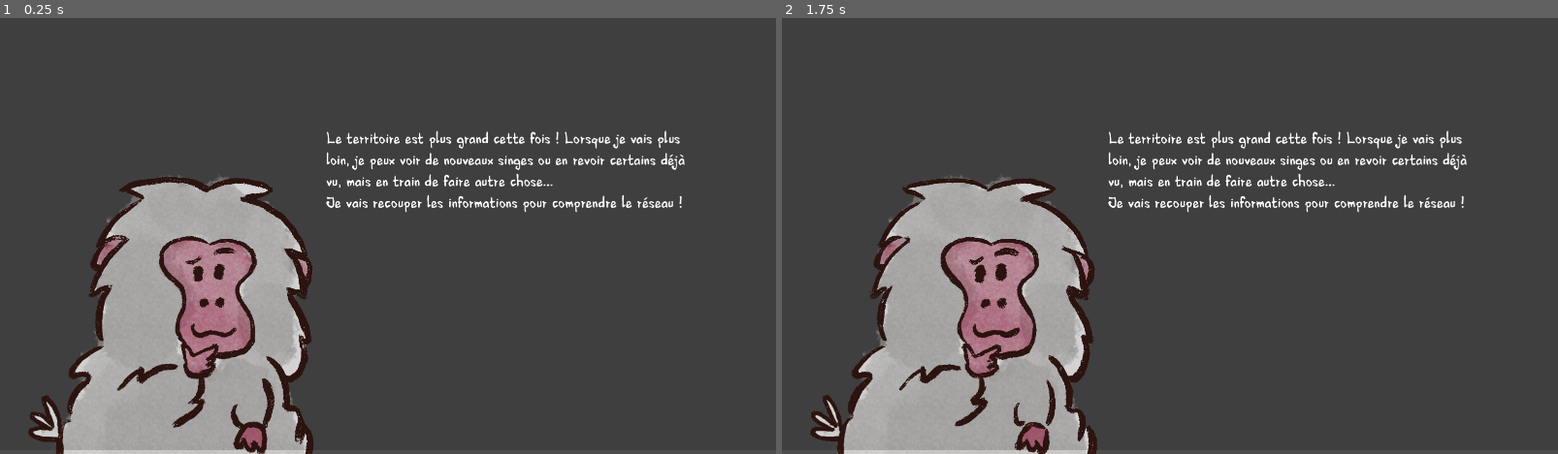
Above: before the commit, frames 1-2 (left to right).
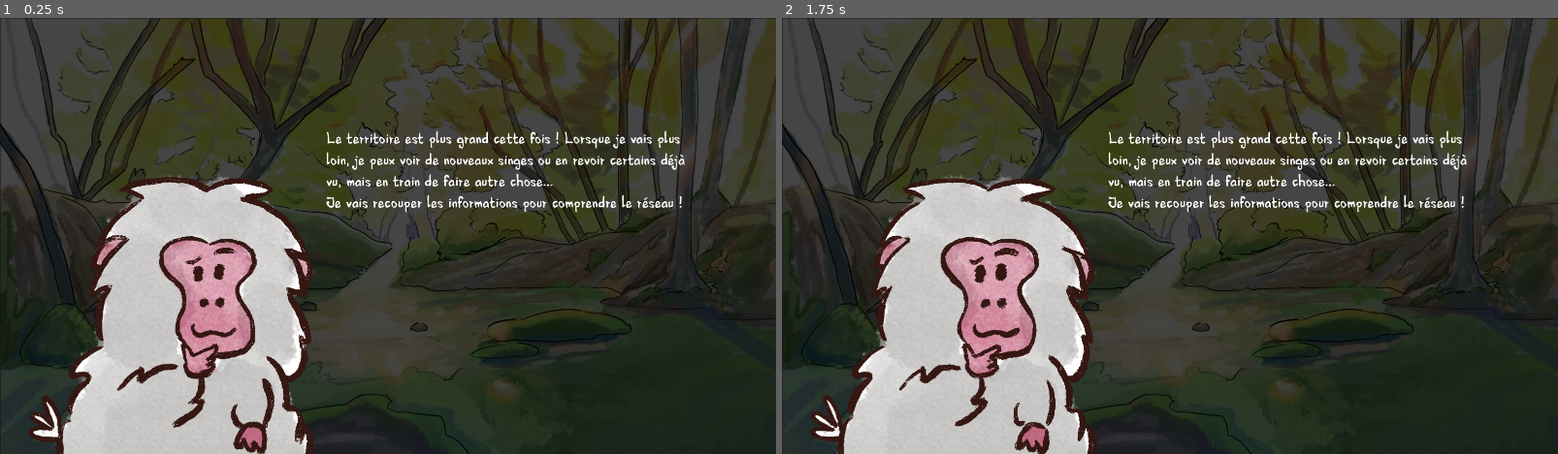
Above: after the commit, the same moments.

Repository: ManonMarchand/scientific-game-jam-25
Game: Godot game, scene res://game/transitions/transition2.tscn
Same seed, same stepped clock (60 frames per second), same inputs: the game is played once before the commit and once after it. This scene is started directly instead of the project's main scene.
Inputs (mouse positions are in pixels of both pictures, inside the frame that each line leads up to):
- Up to frame 1 (0.25 s): no input
- Up to frame 2 (1.75 s): tap Enter at 0.5 s; move the mouse to (1340, 214) at 0.52 s; hold D (move_right) 0.53-1.25 s; tap Space (toggle_panel) at 0.6, 1.25 s; click (1340, 214) at 0.67 s; drag from (1014, 257) to (1131, 323) at 1.27 s

The runs differ from the first frame. In frame 1, 68% of the frame differs, in the area x 0-100%, y 0-100%; in frame 2, 68%.

Commit message:
feat: transitions are prettier

Diff:
--- a/monkey/game/transitions/transition1.tscn
+++ b/monkey/game/transitions/transition1.tscn
@@ -1,6 +1,7 @@
-[gd_scene load_steps=7 format=3 uid="uid://c33bqfwf2u4h0"]
+[gd_scene load_steps=8 format=3 uid="uid://c33bqfwf2u4h0"]
 
 [ext_resource type="Script" path="res://game/transitions/transition_1.gd" id="1_lnev8"]
+[ext_resource type="Texture2D" uid="uid://4fbuuxk75onq" path="res://assets/backgrounds/lvl1_jungle_arriere_plan.png" id="2_0fh2a"]
 [ext_resource type="FontFile" uid="uid://dv2a4yk6s3fmj" path="res://assets/game_ui/hvd_edding.otf" id="2_oh6qd"]
 [ext_resource type="Texture2D" uid="uid://dq0nm8qnasqy3" path="res://assets/game_ui/ecran_inter_niveau/SINGE_PENSIF_FRAME 1.png" id="3_m6301"]
 [ext_resource type="Texture2D" uid="uid://kpo3j3ck8bco" path="res://assets/game_ui/ecran_inter_niveau/SINGE_PENSIF_FRAME 2.png" id="4_8fwfj"]
@@ -26,14 +27,18 @@
 [node name="Transition" type="Node2D"]
 script = ExtResource("1_lnev8")
 
+[node name="Lvl1JungleArrierePlan" type="Sprite2D" parent="."]
+position = Vector2(962, 541)
+texture = ExtResource("2_0fh2a")
+
+[node name="Control" type="ColorRect" parent="."]
+offset_right = 1921.0
+offset_bottom = 1080.0
+color = Color(0, 0, 0, 0.729412)
+
 [node name="AnimatedSprite2D" type="AnimatedSprite2D" parent="."]
 position = Vector2(965, 542)
 sprite_frames = SubResource("SpriteFrames_1ipj1")
-
-[node name="Control" type="ColorRect" parent="."]
-offset_right = 1921.0
-offset_bottom = 1070.0
-color = Color(0, 0, 0, 0.176471)
 
 [node name="Label" type="Label" parent="."]
 offset_left = 807.0
--- a/monkey/game/transitions/transition2.tscn
+++ b/monkey/game/transitions/transition2.tscn
@@ -1,7 +1,8 @@
-[gd_scene load_steps=7 format=3 uid="uid://cpqh25n3l1mrn"]
+[gd_scene load_steps=8 format=3 uid="uid://cpqh25n3l1mrn"]
 
 [ext_resource type="Script" path="res://game/transitions/transition_1.gd" id="1_5t2qa"]
 [ext_resource type="Texture2D" uid="uid://dq0nm8qnasqy3" path="res://assets/game_ui/ecran_inter_niveau/SINGE_PENSIF_FRAME 1.png" id="2_f112u"]
+[ext_resource type="Texture2D" uid="uid://c3kaap0wux1u" path="res://assets/backgrounds/Forêt - cailloux.png" id="2_vt6qa"]
 [ext_resource type="Texture2D" uid="uid://kpo3j3ck8bco" path="res://assets/game_ui/ecran_inter_niveau/SINGE_PENSIF_FRAME 2.png" id="3_s4tx2"]
 [ext_resource type="FontFile" uid="uid://dv2a4yk6s3fmj" path="res://assets/game_ui/hvd_edding.otf" id="4_q2axj"]
 
@@ -26,14 +27,18 @@
 [node name="Transition" type="Node2D"]
 script = ExtResource("1_5t2qa")
 
+[node name="Forêt-Cailloux" type="Sprite2D" parent="."]
+position = Vector2(961, 541)
+texture = ExtResource("2_vt6qa")
+
+[node name="Control" type="ColorRect" parent="."]
+offset_right = 1921.0
+offset_bottom = 1080.0
+color = Color(0, 0, 0, 0.729412)
+
 [node name="AnimatedSprite2D" type="AnimatedSprite2D" parent="."]
 position = Vector2(965, 542)
 sprite_frames = SubResource("SpriteFrames_1ipj1")
-
-[node name="Control" type="ColorRect" parent="."]
-offset_right = 1921.0
-offset_bottom = 1070.0
-color = Color(0, 0, 0, 0.176471)
 
 [node name="Label" type="Label" parent="."]
 offset_left = 807.0
--- a/monkey/game/transitions/transition3.tscn
+++ b/monkey/game/transitions/transition3.tscn
@@ -1,7 +1,8 @@
-[gd_scene load_steps=7 format=3 uid="uid://3h13hv8x10sa"]
+[gd_scene load_steps=8 format=3 uid="uid://3h13hv8x10sa"]
 
 [ext_resource type="Script" path="res://game/transitions/transition_1.gd" id="1_haggr"]
 [ext_resource type="Texture2D" uid="uid://dq0nm8qnasqy3" path="res://assets/game_ui/ecran_inter_niveau/SINGE_PENSIF_FRAME 1.png" id="2_anm3v"]
+[ext_resource type="Texture2D" uid="uid://dge2ivieobho0" path="res://assets/backgrounds/lvl3_plage_arriere_plan_1.png" id="2_y0fh1"]
 [ext_resource type="Texture2D" uid="uid://kpo3j3ck8bco" path="res://assets/game_ui/ecran_inter_niveau/SINGE_PENSIF_FRAME 2.png" id="3_n2ipi"]
 [ext_resource type="FontFile" uid="uid://dv2a4yk6s3fmj" path="res://assets/game_ui/hvd_edding.otf" id="4_x5qbl"]
 
@@ -26,14 +27,18 @@
 [node name="Transition" type="Node2D"]
 script = ExtResource("1_haggr")
 
+[node name="Lvl3PlageArrierePlan1" type="Sprite2D" parent="."]
+position = Vector2(961, 545)
+texture = ExtResource("2_y0fh1")
+
+[node name="Control" type="ColorRect" parent="."]
+offset_right = 1921.0
+offset_bottom = 1088.0
+color = Color(0, 0, 0, 0.729412)
+
 [node name="AnimatedSprite2D" type="AnimatedSprite2D" parent="."]
 position = Vector2(965, 542)
 sprite_frames = SubResource("SpriteFrames_1ipj1")
-
-[node name="Control" type="ColorRect" parent="."]
-offset_right = 1921.0
-offset_bottom = 1070.0
-color = Color(0, 0, 0, 0.176471)
 
 [node name="Label" type="Label" parent="."]
 offset_left = 807.0
--- a/monkey/game/transitions/transition4.tscn
+++ b/monkey/game/transitions/transition4.tscn
@@ -1,7 +1,8 @@
-[gd_scene load_steps=7 format=3 uid="uid://smrypeertcnc"]
+[gd_scene load_steps=8 format=3 uid="uid://smrypeertcnc"]
 
 [ext_resource type="Script" path="res://game/transitions/transition_1.gd" id="1_x7ydd"]
 [ext_resource type="Texture2D" uid="uid://dq0nm8qnasqy3" path="res://assets/game_ui/ecran_inter_niveau/SINGE_PENSIF_FRAME 1.png" id="2_4x8fc"]
+[ext_resource type="Texture2D" uid="uid://tfeyx33sqq4j" path="res://assets/backgrounds/lvl4_jungle_arriere_plan_2.png" id="2_gl6on"]
 [ext_resource type="Texture2D" uid="uid://kpo3j3ck8bco" path="res://assets/game_ui/ecran_inter_niveau/SINGE_PENSIF_FRAME 2.png" id="3_flt2m"]
 [ext_resource type="FontFile" uid="uid://dv2a4yk6s3fmj" path="res://assets/game_ui/hvd_edding.otf" id="4_k1s77"]
 
@@ -26,14 +27,18 @@
 [node name="Transition" type="Node2D"]
 script = ExtResource("1_x7ydd")
 
+[node name="Lvl4JungleArrierePlan2" type="Sprite2D" parent="."]
+position = Vector2(963, 544)
+texture = ExtResource("2_gl6on")
+
+[node name="Control" type="ColorRect" parent="."]
+offset_right = 1921.0
+offset_bottom = 1088.0
+color = Color(0, 0, 0, 0.729412)
+
 [node name="AnimatedSprite2D" type="AnimatedSprite2D" parent="."]
 position = Vector2(965, 542)
 sprite_frames = SubResource("SpriteFrames_1ipj1")
-
-[node name="Control" type="ColorRect" parent="."]
-offset_right = 1921.0
-offset_bottom = 1070.0
-color = Color(0, 0, 0, 0.176471)
 
 [node name="Label" type="Label" parent="."]
 offset_left = 807.0
@@ -41,6 +46,6 @@
 offset_right = 1724.0
 offset_bottom = 536.0
 theme = SubResource("Theme_o03ch")
-text = "Enfin arrivé dans un nouveau clan ! Pour m’intégrer à mes nouveaux congénères, je vais essayer de comprendre leurs relations et débusquer le robot intrus qui nous observe en cachette…
-Généralement, les bons amis passent du temps à s’épouiller !"
+text = "Je dois redoubler de vigilance, le robot singe fait maintenant semblant d’être intégré au groupe en ayant des comportements sociaux aussi. Il faut que je trouve lequel n’a pas de place cohérente dans le réseau…
+Incroyable ! Le comportement culturel dans ce clan est de monter sur les cerfs du coin !"
 autowrap_mode = 2
--- a/monkey/game/transitions/transition5.tscn
+++ b/monkey/game/transitions/transition5.tscn
@@ -1,6 +1,7 @@
-[gd_scene load_steps=7 format=3 uid="uid://bttwq3xrre75t"]
+[gd_scene load_steps=8 format=3 uid="uid://bttwq3xrre75t"]
 
 [ext_resource type="Script" path="res://game/transitions/transition_1.gd" id="1_xjjj5"]
+[ext_resource type="Texture2D" uid="uid://ll3wdr4dn6lj" path="res://assets/backgrounds/lvl5_onsen_arriere_plan.png" id="2_8qqjc"]
 [ext_resource type="Texture2D" uid="uid://dq0nm8qnasqy3" path="res://assets/game_ui/ecran_inter_niveau/SINGE_PENSIF_FRAME 1.png" id="2_kfdir"]
 [ext_resource type="Texture2D" uid="uid://kpo3j3ck8bco" path="res://assets/game_ui/ecran_inter_niveau/SINGE_PENSIF_FRAME 2.png" id="3_8e6ri"]
 [ext_resource type="FontFile" uid="uid://dv2a4yk6s3fmj" path="res://assets/game_ui/hvd_edding.otf" id="4_a5lw2"]
@@ -26,14 +27,18 @@
 [node name="Transition" type="Node2D"]
 script = ExtResource("1_xjjj5")
 
+[node name="Lvl5OnsenArrierePlan" type="Sprite2D" parent="."]
+position = Vector2(962, 542)
+texture = ExtResource("2_8qqjc")
+
+[node name="Control" type="ColorRect" parent="."]
+offset_right = 1921.0
+offset_bottom = 1088.0
+color = Color(0, 0, 0, 0.729412)
+
 [node name="AnimatedSprite2D" type="AnimatedSprite2D" parent="."]
 position = Vector2(965, 542)
 sprite_frames = SubResource("SpriteFrames_1ipj1")
-
-[node name="Control" type="ColorRect" parent="."]
-offset_right = 1921.0
-offset_bottom = 1070.0
-color = Color(0, 0, 0, 0.176471)
 
 [node name="Label" type="Label" parent="."]
 offset_left = 807.0
@@ -41,6 +46,6 @@
 offset_right = 1724.0
 offset_bottom = 536.0
 theme = SubResource("Theme_o03ch")
-text = "Enfin arrivé dans un nouveau clan ! Pour m’intégrer à mes nouveaux congénères, je vais essayer de comprendre leurs relations et débusquer le robot intrus qui nous observe en cachette…
-Généralement, les bons amis passent du temps à s’épouiller !"
+text = "Il fait froid ici ! Pour se réchauffer, certains singes se reposent dans les sources chaudes ! S’ils partagent le même bain, ça doit être qu’ils sont proches…
+En plus, certains se sont appris à jouer avec des pierres !"
 autowrap_mode = 2
